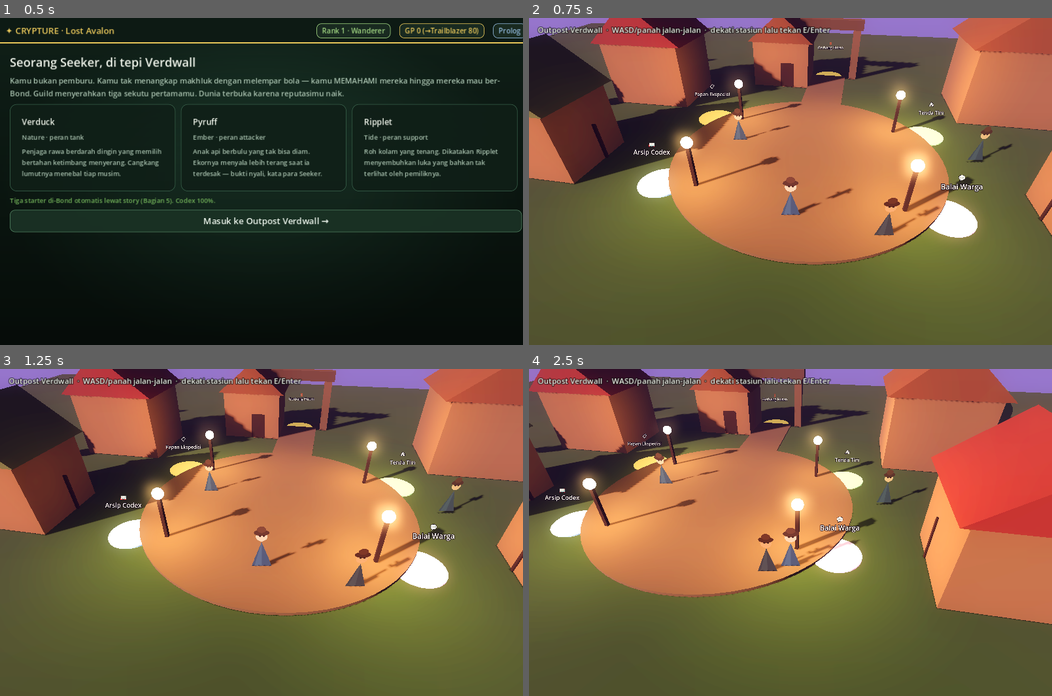
Above: before the commit, frames 1-4 (two rows, left to right).
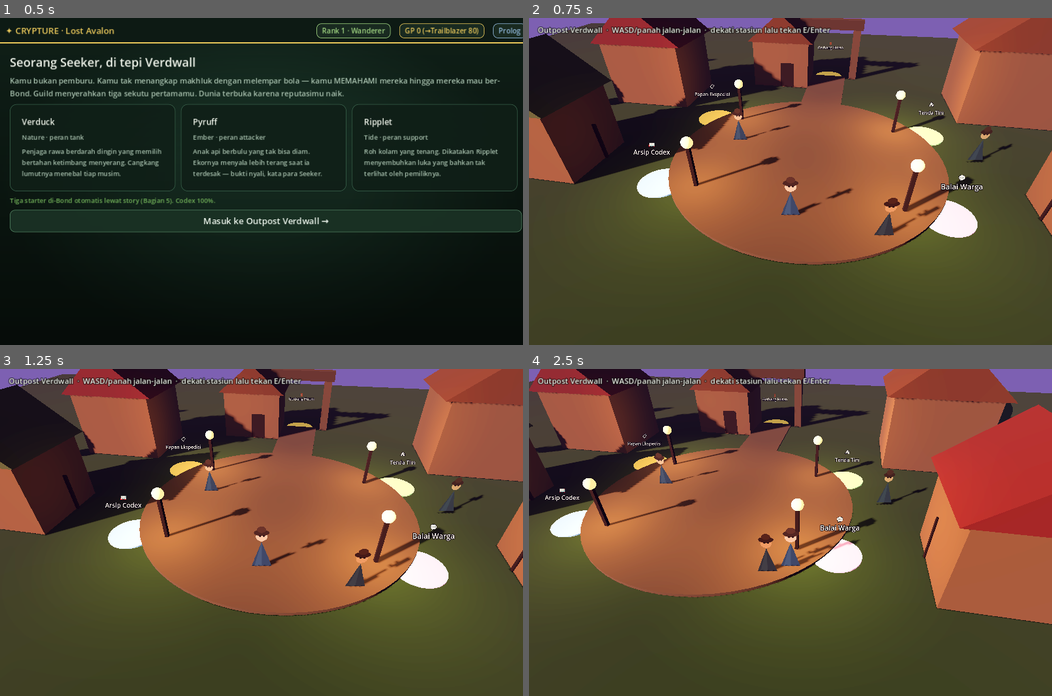
Above: after the commit, the same moments.

Repository: Yuukong-JP/crypture-la
Game: Godot game, scene res://scenes/Main.tscn
Two runs of this game, one before a commit and one after it. Both use one fixed random seed, a clock stepped at 60 frames per second and the inputs below.
Inputs (mouse positions are in pixels of both pictures, inside the frame that each line leads up to):
- Up to frame 1 (0.5 s): no input
- Up to frame 2 (0.75 s): click "Masuk ke Outpost Verdwall →" at 0.5 s
- Up to frame 3 (1.25 s): no input
- Up to frame 4 (2.5 s): tap Enter at 1.25 s; move the mouse to (905, 516) at 1.27 s; hold D 1.28-2 s; tap P at 1.35 s; click (905, 516) at 1.42 s; tap Space at 1.52 s; drag from (685, 548) to (764, 597) at 2.02 s

Frame 1 is identical in both runs. In frame 2, 61% of the frame differs, in the area x 0-100%, y 0-100%; in frame 3, 67%; in frame 4, 69%.

Commit message:
Fix: encounter ganda (battle menumpuk -> silau + UI dobel nyangkut ke hub) + turunkan glow
Bug: transisi flash async memanggil _dispose_explore() ~0.45s setelah encounter,
sehingga scene jelajah terus memancarkan sinyal encounter tiap frame -> spawn
BEBERAPA BattlePlay3D sekaligus. Banyak WorldEnvironment + UI menumpuk ->
layar silau, turn queue & HP dobel, dan UI battle ikut ke kota/hub.

Perbaikan:
- _on_encounter: guard _in_transition/_battle3d (cegah re-entry) + BEKUKAN explore
  seketika (set_process false) agar tak emit encounter ganda.
- _battle_transition: _dispose_battle() defensif sebelum instantiate.
- _dispose_battle()/_reset_fx() dipanggil di show_hub/show_zone/_on_battle3d_done
  -> tak ada sisa battle/overlay yang nyangkut antar layar.
- Turunkan glow_intensity, matikan glow_bloom, naikkan glow_hdr_threshold, dan
  kecilkan energi lampu/lentera di battle, kota, & jelajah -> tak overexposed di GPU asli.

Co-Authored-By: Claude Opus 4.8 <noreply@anthropic.com>
Claude-Session: https://claude.ai/code/session_017cryWmWmrTAiDsFJSU2XSh

Diff:
--- a/godot/scenes/BattlePlay3D.gd
+++ b/godot/scenes/BattlePlay3D.gd
@@ -88,22 +88,24 @@
 	env.background_color = Color("#15241d")
 	env.ambient_light_source = Environment.AMBIENT_SOURCE_COLOR
 	env.ambient_light_color = Color("#5d7e69")
-	env.ambient_light_energy = 0.65
+	env.ambient_light_energy = 0.55
 	env.fog_enabled = true
 	env.fog_light_color = Color("#2a4a3c")
 	env.fog_density = 0.05
+	# glow halus saja; bloom dimatikan & threshold tinggi agar tak overexposed/silau di GPU asli
 	env.glow_enabled = true
-	env.glow_intensity = 0.55
-	env.glow_bloom = 0.18
+	env.glow_intensity = 0.28
+	env.glow_bloom = 0.0
+	env.glow_hdr_threshold = 1.2
 	env.tonemap_mode = Environment.TONE_MAPPER_ACES
 	env.adjustment_enabled = true
-	env.adjustment_contrast = 1.1
-	env.adjustment_saturation = 1.15
+	env.adjustment_contrast = 1.06
+	env.adjustment_saturation = 1.12
 	var we := WorldEnvironment.new(); we.environment = env; add_child(we)
 
 	var sun := DirectionalLight3D.new()
 	sun.rotation_degrees = Vector3(-50, -34, 0)
-	sun.light_energy = 1.2; sun.light_color = Color("#ffe7c4"); sun.shadow_enabled = true
+	sun.light_energy = 1.0; sun.light_color = Color("#ffe7c4"); sun.shadow_enabled = true
 	add_child(sun)
 
 	_disc(Vector3(0, 0, 3.2), 4.2, Color("#3f6b44"))
--- a/godot/scenes/ExploreZone3D.gd
+++ b/godot/scenes/ExploreZone3D.gd
@@ -36,9 +36,10 @@
 	env.ambient_light_source = Environment.AMBIENT_SOURCE_COLOR
 	env.ambient_light_color = Color("#5a7a66"); env.ambient_light_energy = 0.6
 	env.fog_enabled = true; env.fog_light_color = Color("#2f5142"); env.fog_density = 0.035
-	env.glow_enabled = true; env.glow_intensity = 0.5; env.glow_bloom = 0.15
+	env.glow_enabled = true; env.glow_intensity = 0.26; env.glow_bloom = 0.0
+	env.glow_hdr_threshold = 1.2
 	env.tonemap_mode = Environment.TONE_MAPPER_ACES
-	env.adjustment_enabled = true; env.adjustment_contrast = 1.08; env.adjustment_saturation = 1.12
+	env.adjustment_enabled = true; env.adjustment_contrast = 1.06; env.adjustment_saturation = 1.1
 	var we := WorldEnvironment.new(); we.environment = env; add_child(we)
 
 	var sun := DirectionalLight3D.new()
--- a/godot/scenes/HubTown3D.gd
+++ b/godot/scenes/HubTown3D.gd
@@ -31,9 +31,11 @@
 	env.ambient_light_source = Environment.AMBIENT_SOURCE_COLOR
 	env.ambient_light_color = Color("#6b5f72"); env.ambient_light_energy = 0.7
 	env.fog_enabled = true; env.fog_light_color = Color("#3a2f42"); env.fog_density = 0.03
-	env.glow_enabled = true; env.glow_intensity = 0.7; env.glow_bloom = 0.25
+	# glow halus, bloom mati, threshold tinggi -> lentera bercahaya tapi tak membakar layar
+	env.glow_enabled = true; env.glow_intensity = 0.3; env.glow_bloom = 0.0
+	env.glow_hdr_threshold = 1.25
 	env.tonemap_mode = Environment.TONE_MAPPER_ACES
-	env.adjustment_enabled = true; env.adjustment_contrast = 1.08; env.adjustment_saturation = 1.16
+	env.adjustment_enabled = true; env.adjustment_contrast = 1.06; env.adjustment_saturation = 1.14
 	var we := WorldEnvironment.new(); we.environment = env; add_child(we)
 
 	var sun := DirectionalLight3D.new()        # cahaya senja hangat dari samping
@@ -131,10 +133,10 @@
 	var sm := SphereMesh.new(); sm.radius = 0.22; sm.height = 0.44; bulb.mesh = sm
 	var bmat := StandardMaterial3D.new()
 	bmat.albedo_color = Color("#ffd98a"); bmat.emission_enabled = true
-	bmat.emission = Color("#ffcf73"); bmat.emission_energy_multiplier = 2.2
+	bmat.emission = Color("#ffcf73"); bmat.emission_energy_multiplier = 1.1
 	bulb.material_override = bmat; bulb.position = pos + Vector3(0, 2.05, 0); add_child(bulb)
 	var light := OmniLight3D.new()
-	light.light_color = Color("#ffc77a"); light.light_energy = 2.4; light.omni_range = 7.0
+	light.light_color = Color("#ffc77a"); light.light_energy = 1.5; light.omni_range = 6.5
 	light.position = pos + Vector3(0, 2.05, 0); add_child(light)
 	_lanterns.append({"light": light, "phase": randf() * TAU})
 
@@ -236,7 +238,7 @@
 	for s in stations:
 		s["label"].position.y = s["base_y"] + sin(t * 2.0 + s["pos"].x) * 0.12
 	for lan in _lanterns:
-		lan["light"].light_energy = 2.2 + sin(t * 6.0 + lan["phase"]) * 0.5   # kedip lentera
+		lan["light"].light_energy = 1.5 + sin(t * 6.0 + lan["phase"]) * 0.3   # kedip lentera
 
 func _check_near() -> void:
 	var pp := Vector2(player.position.x, player.position.z)
--- a/godot/scenes/Main.gd
+++ b/godot/scenes/Main.gd
@@ -19,6 +19,7 @@
 var _explore          # scene ExploreZone3D aktif
 var _hub              # scene HubTown3D aktif (kota)
 var _hub_state := {}  # posisi pemain di kota (terjaga lintas buka menu)
+var _in_transition := false  # sedang transisi masuk battle (cegah encounter ganda)
 var _explore_state := {}  # posisi pemain + musuh terkalahkan + lore terpakai (lintas battle)
 var _fighting_sid := -1   # sid creature yg sedang ditempur
 var _fx_rect: ColorRect   # overlay layar-penuh utk transisi (flash putih masuk battle)
@@ -221,8 +222,10 @@
 # Outpost Verdwall jadi kota yang bisa dijelajahi; stasiun membuka panel 2D (board/tim/codex/balai).
 func show_hub() -> void:
 	_set_loc("Outpost Verdwall (Kota)")
+	_dispose_battle()    # pastikan tak ada sisa UI/scene battle yg ikut ke kota
 	_dispose_explore()
 	_dispose_hub()
+	_reset_fx()
 	_show_ui(false)
 	_spawn_hub()
 
@@ -438,6 +441,9 @@
 # ---------- ZONA ----------
 func show_zone() -> void:
 	_set_loc("Hutan Luar Verdwall")
+	_dispose_battle()
+	_dispose_hub()
+	_reset_fx()
 	_show_ui(false)
 	_spawn_explore()
 
@@ -460,16 +466,26 @@
 	if _rootui != null: _rootui.visible = show
 
 func _on_encounter(spawn) -> void:
+	# GUARD: cegah encounter ganda. Scene jelajah masih tampak selama flash, tapi ia akan
+	# terus memancarkan sinyal ini tiap frame jika tak dibekukan -> bisa spawn battle berkali2.
+	if _in_transition or _battle3d != null:
+		return
+	_in_transition = true
 	current_spawn = spawn
 	_fighting_sid = int(spawn["sid"])
-	# simpan posisi & progres eksplorasi (scene jelajah masih tampak selama flash)
+	# simpan posisi & progres eksplorasi, lalu BEKUKAN explore (stop emit encounter ganda)
 	if _explore != null and is_instance_valid(_explore):
 		_explore_state = _explore.get_state()
+		_explore.set_process(false)
+		_explore.set_process_input(false)
+		_explore.set_process_unhandled_input(false)
 	Core.codex.add_from_source(spawn["cid"], "encounter")
 	await _battle_transition(spawn)
+	_in_transition = false
 
 # Transisi masuk battle: flash "Encounter!" beberapa kedip -> tutup putih -> swap -> reveal.
 func _battle_transition(spawn) -> void:
+	_dispose_battle()        # defensif: jangan pernah menumpuk battle
 	_ensure_fx()
 	_fx_rect.visible = true
 	_fx_rect.color = Color(1, 1, 1, 0)
@@ -491,7 +507,17 @@
 		await get_tree().process_frame
 	# 3) singkap (kamera battle meluncur masuk via intro-nya sendiri)
 	await _fade_rect(_fx_rect, 1.0, 0.0, 0.3)
-	_fx_rect.visible = false
+	_reset_fx()
+
+func _dispose_battle() -> void:
+	if _battle3d != null and is_instance_valid(_battle3d):
+		_battle3d.queue_free()
+	_battle3d = null
+
+func _reset_fx() -> void:
+	if _fx_rect != null and is_instance_valid(_fx_rect):
+		_fx_rect.visible = false
+		_fx_rect.color = Color(1, 1, 1, 0)
 
 func _ensure_fx() -> void:
 	if _fx_rect != null and is_instance_valid(_fx_rect):
@@ -513,9 +539,8 @@
 
 func _on_battle3d_done(b) -> void:
 	battle = b
-	if _battle3d != null and is_instance_valid(_battle3d):
-		_battle3d.queue_free()
-	_battle3d = null
+	_dispose_battle()
+	_reset_fx()
 	# tandai musuh terkalahkan agar tak muncul lagi saat kembali menjelajah
 	if (b.result == "win" or b.result == "bond") and _fighting_sid >= 0:
 		var d: Array = _explore_state.get("defeated", [])
